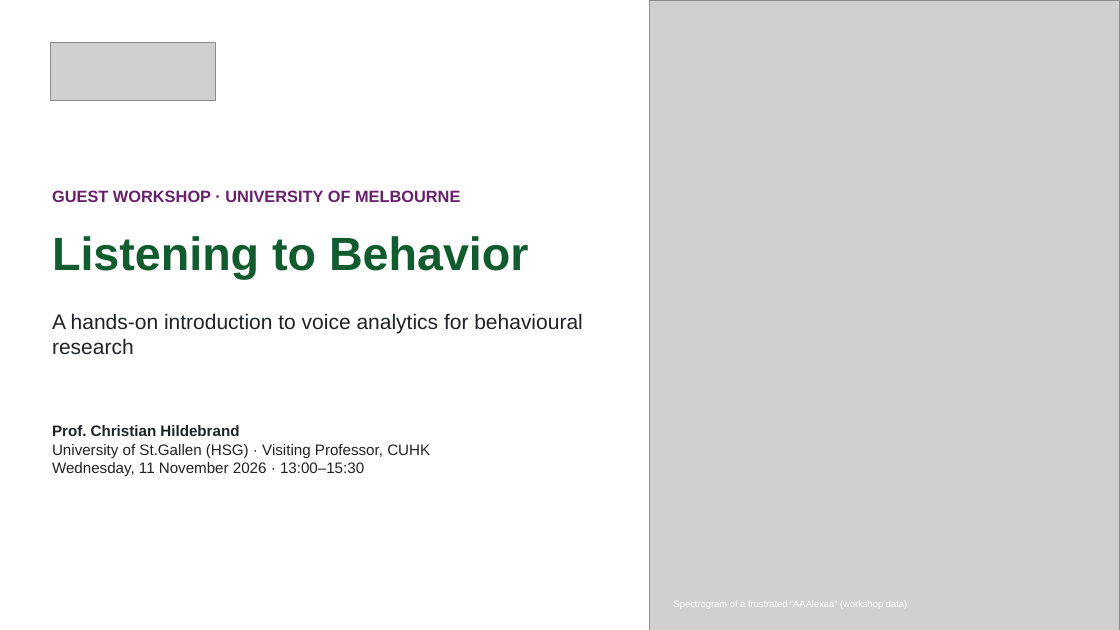
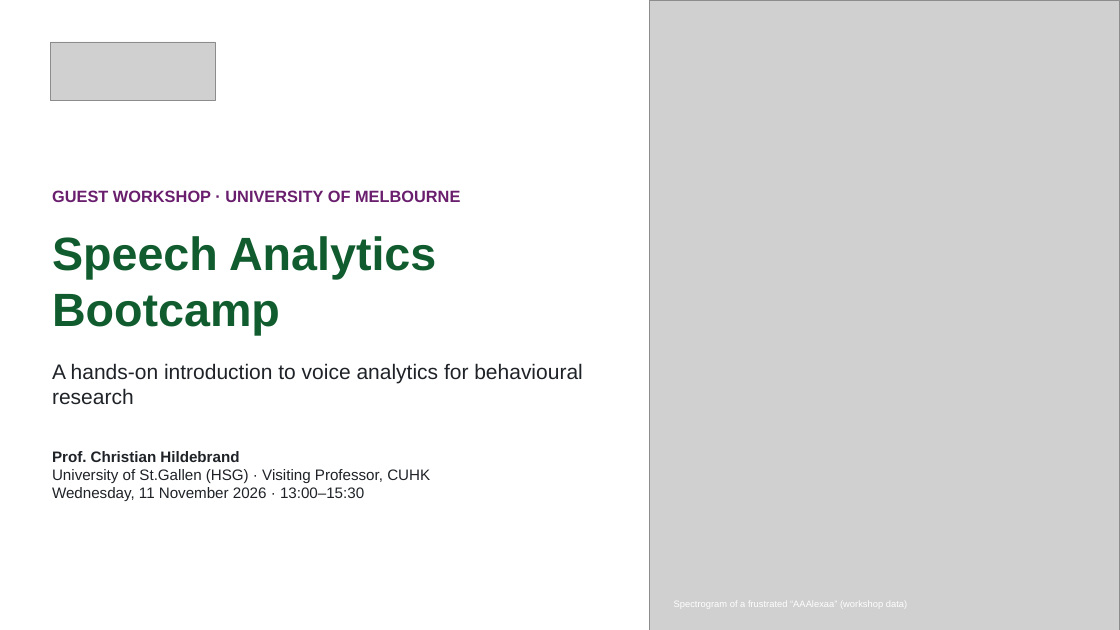
Before and after one commit to childebrand/Melbourne-Voice-2026, a slide deck: slide 1 of docs/slides/Melbourne_VoiceAnalytics_Slides.pptx. Drawn at 1120x630 pixels with LibreOffice and Linux fonts; fonts in the diff are those of the drawing; grey boxes stand for pictures. Boxes give left, top, right and bottom in pixels: in the first picture for what was removed or moved away, otherwise in the second. Text is boxed around its words. In the diff, an @@ line names an element or a change of style, - is before the commit and + after.

```diff
--- a/docs/slides/Melbourne_VoiceAnalytics_Slides.pptx
+++ b/docs/slides/Melbourne_VoiceAnalytics_Slides.pptx
@@ text at (52, 236, 436, 336): text changed @@
-Listening to Behavior
+Speech Analytics
+Bootcamp
@@ text "A hands-on introduction to voice ...": place and size @@
-text "A hands-on introduction to voice ..." at (52, 313, 583, 354)
+text "A hands-on introduction to voice ..." at (52, 363, 583, 404)
@@ text "Prof. Christian Hildebrand": place and size @@
-text "Prof. Christian Hildebrand" at (52, 425, 430, 476)
+text "Prof. Christian Hildebrand" at (52, 451, 430, 501)
```
Also in this commit, not shown: 29 other slides changed, 1 other file.
